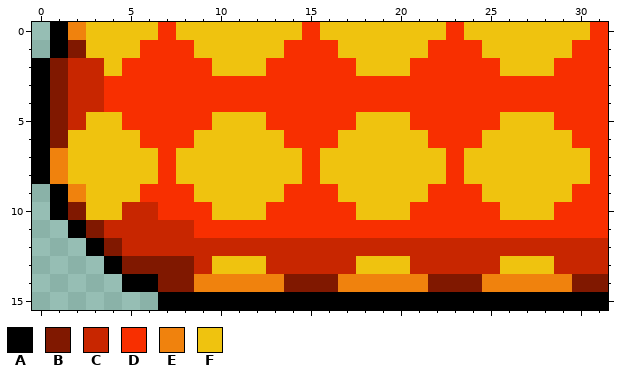
Pixel-art sprite, stored at Crisp Skies/block-756.png. Above is the file before it was changed.
The file is 64x32 pixels, drawn in blocks of 2x2; one block is one cell here.
Palette (. is transparent): A #000000  B #801800  C #c82600  D #f82f00  E #f0820d  F #efc30f
Pixels before, first column x 0:
 0 .AEFFFFDFFFFFFFDFFFFFFFDFFFFFFFD
 1 .ABFFFDDDFFFFFDDDFFFFFDDDFFFFFDD
 2 ABCCFDDDDDFFFDDDDDFFFDDDDDFFFDDD
 3 ABCCDDDDDDDDDDDDDDDDDDDDDDDDDDDD
 4 ABCCDDDDDDDDDDDDDDDDDDDDDDDDDDDD
 5 ABCFFDDDDDFFFDDDDDFFFDDDDDFFFDDD
 6 ABFFFFDDDFFFFFDDDFFFFFDDDFFFFFDD
 7 AEFFFFFDFFFFFFFDFFFFFFFDFFFFFFFD
 8 AEFFFFFDFFFFFFFDFFFFFFFDFFFFFFFD
 9 .AEFFFDDDFFFFFDDDFFFFFDDDFFFFFDD
10 .ABFFCCDDDFFFDDDDDFFFDDDDDFFFDDD
11 ..ABCCCCCDDDDDDDDDDDDDDDDDDDDDDD
12 ...ABCCCCCCCCCCCCCCCCCCCCCCCCCCC
13 ....ABBBBCFFFCCCCCFFFCCCCCFFFCCC
14 .....AABBEEEEEBBBEEEEEBBBEEEEEBB
15 .......AAAAAAAAAAAAAAAAAAAAAAAAA
Now the later version:
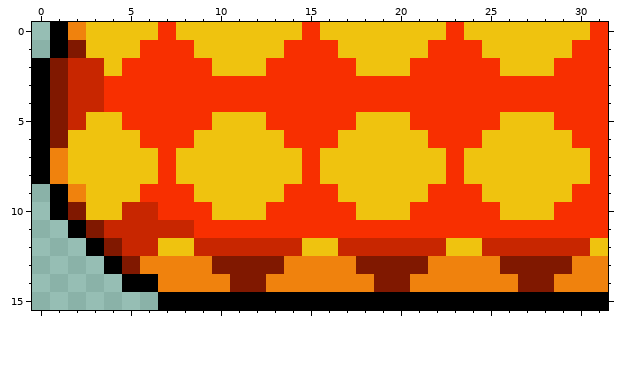
Difference:
Colour C becomes colour B in row 13 at x 13, 21 and 29.
Colour E becomes colour B in row 14 at x 11 to 12, 19 to 20 and 27 to 28.
Colour F becomes colour B in row 13 at x 10 to 12, 18 to 20 and 26 to 28.
Colour B becomes colour E in row 13 at x 6 to 8; in row 14 at x 7 to 8, 14 to 16, 22 to 24 and 30 to 31.
Colour C becomes colour E in row 13 at x 9, 14 to 17, 22 to 25 and 30 to 31.
Colour C becomes colour F in row 12 at x 7 to 8, 15 to 16, 23 to 24 and 31.
